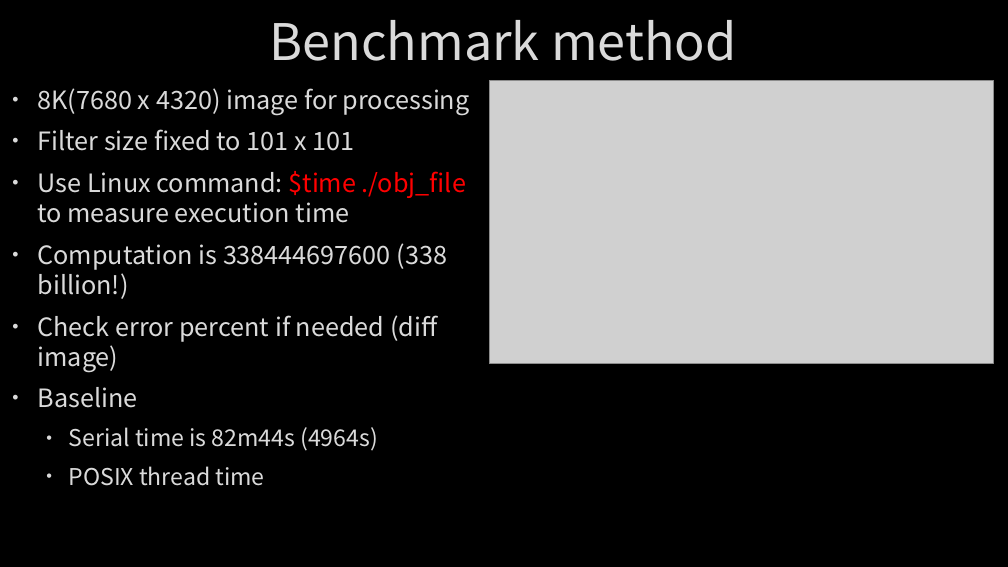
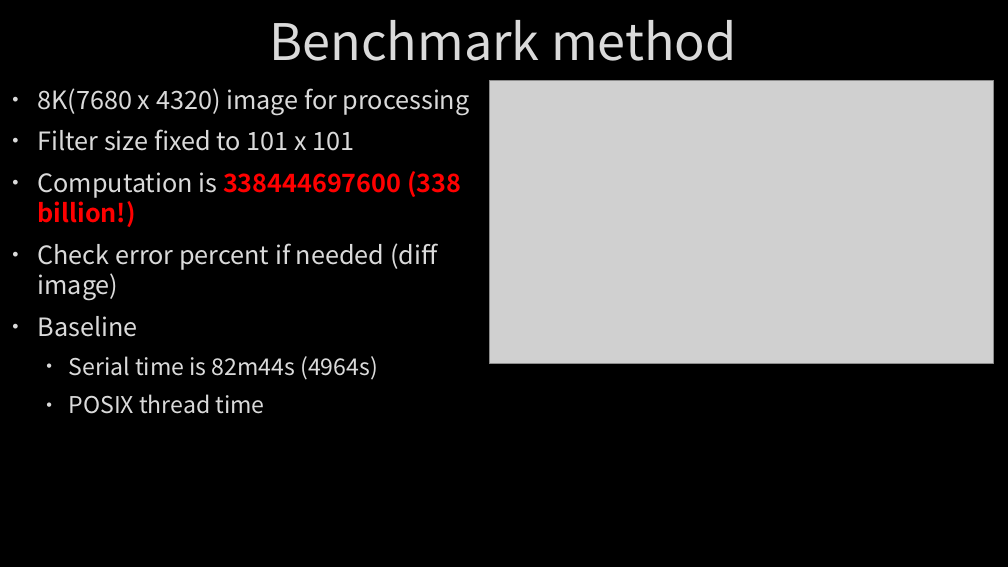
Before and after one commit to Alfons0329/Parallel_Programming_Fall_2018, a slide deck: slide 8 of Final Project/Report.pptx (slide 6 before the commit). Drawn at 1008x567 pixels with LibreOffice and Linux fonts; fonts in the diff are those of the drawing; grey boxes stand for pictures; background and template pictures are left out. Boxes give left, top, right and bottom in pixels: in the first picture for what was removed or moved away, otherwise in the second. Text is boxed around its words. In the diff, an @@ line names an element or a change of style, - is before the commit and + after.

```diff
--- a/Final Project/Report.pptx
+++ b/Final Project/Report.pptx
@@ text at (38,171,466,223): paragraph removed @@
-• Use Linux command: $time ./obj_file to measure execution time
@@ text at (38,171,461,227): text colour #DADADA to #FF0000, bold on in "338444697600 (338 billion!)" @@
```
Also in this commit, not shown: 6 other slides changed, 2 slides added.
